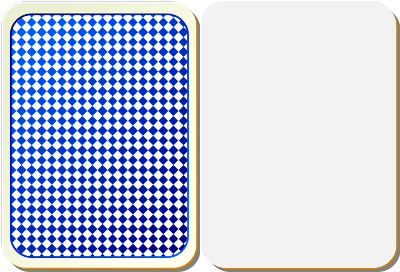
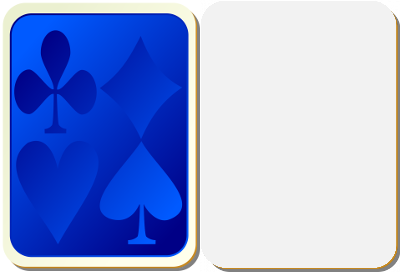
Two versions of the same layered image (400 × 272). Layer-by-layer changes:
added layer "Eingefügte Ebene #1" above "Eingefügte Ebene" over [1, 1, 200, 271]
hid "nicubunu_Card_backs_grid_blue.png" over [1, 1, 200, 272]
